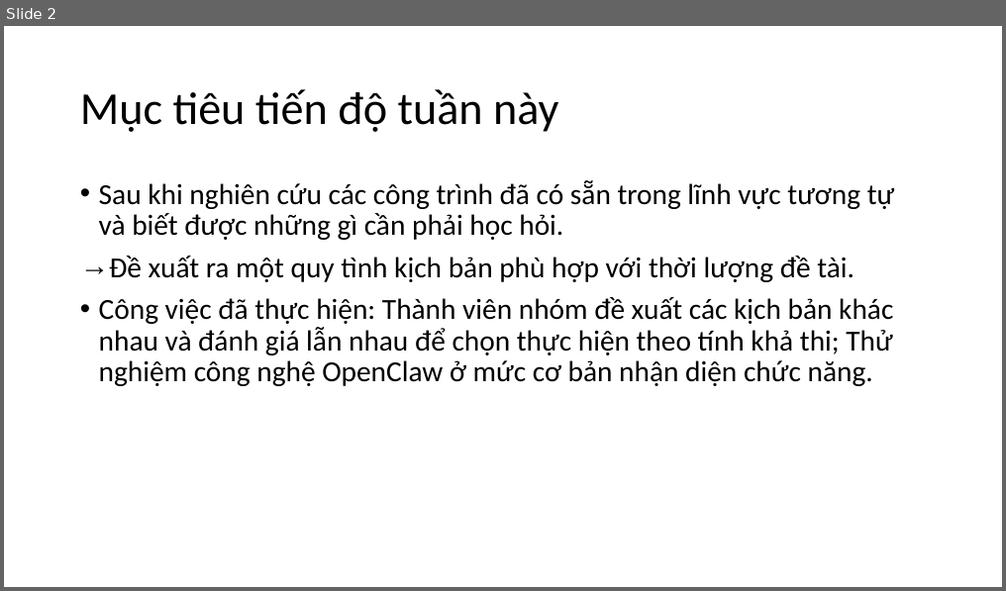
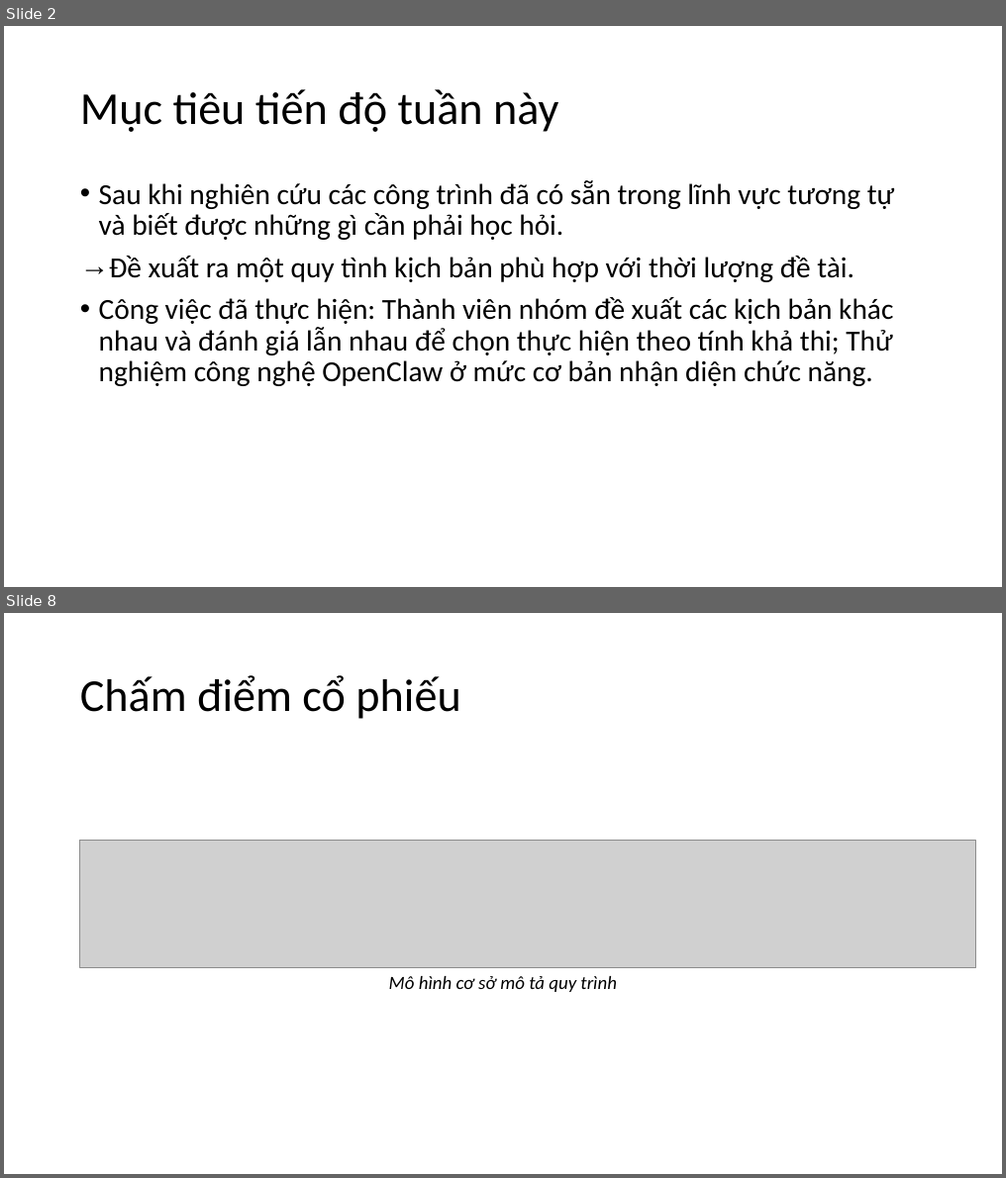
Before and after one commit to CallmeSen/CCNLTHD, a slide deck: Development_Process/Week_10/Report_Progress_Week10.pptx. Shown one above the other, each under a label of ours: slide 2 before the commit, slides 2 and 8 after it; the slides between them are not shown. The pictures are 1006x591 and 1006x1178 pixels, drawn with LibreOffice and Linux fonts; fonts in the diff are those of the drawing; grey boxes stand for pictures. Boxes give left, top, right and bottom in pixels: in the first picture for what was removed or moved away, otherwise in the second. Text is boxed around its words. In the diff, an @@ line names an element or a change of style, - is before the commit and + after.

```diff
--- a/Development_Process/Week_10/Report_Progress_Week10.pptx
+++ b/Development_Process/Week_10/Report_Progress_Week10.pptx
@@ slide 8 added at box(4, 613, 1002, 1174), background #FFFFFF @@
@@ title added at box(80, 675, 460, 719), 44 pt, text #000000 @@
+Chấm điểm cổ phiếu
@@ picture added at box(79, 841, 976, 967) @@
@@ text added at box(389, 976, 617, 992), 18 pt, text #000000, italic @@
+Mô hình cơ sở mô tả quy trình
```
Also in this commit, not shown: 2 slides changed, 15 other slides added, 5 other files.
